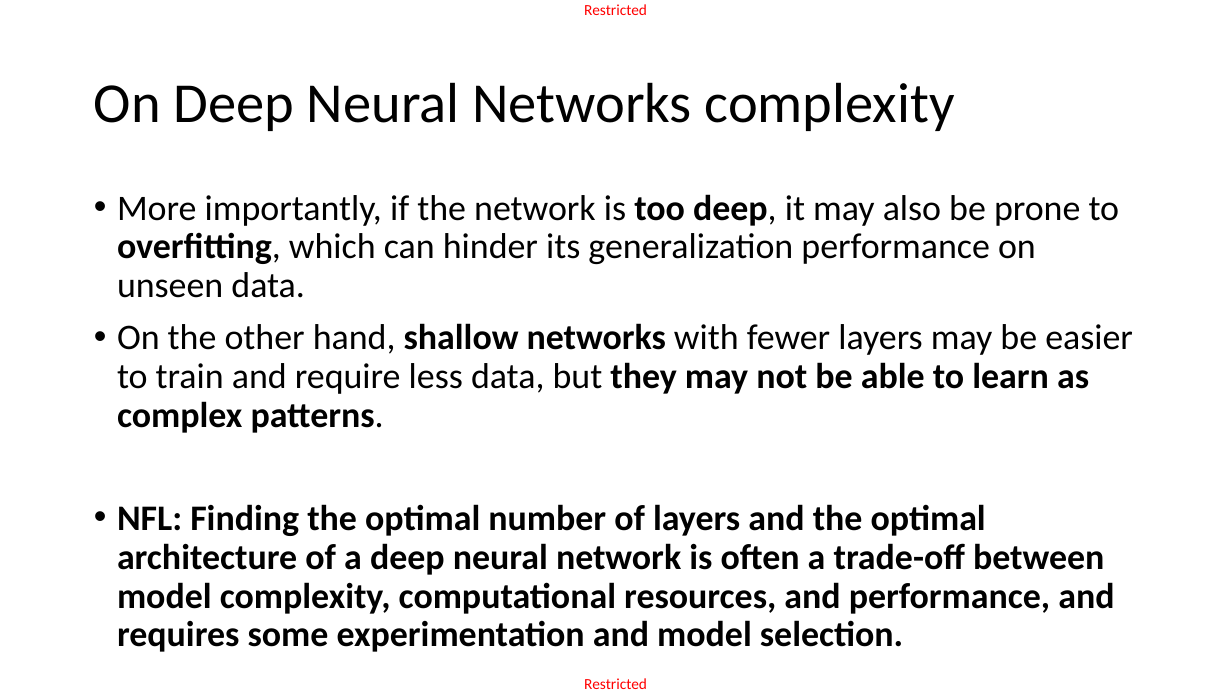
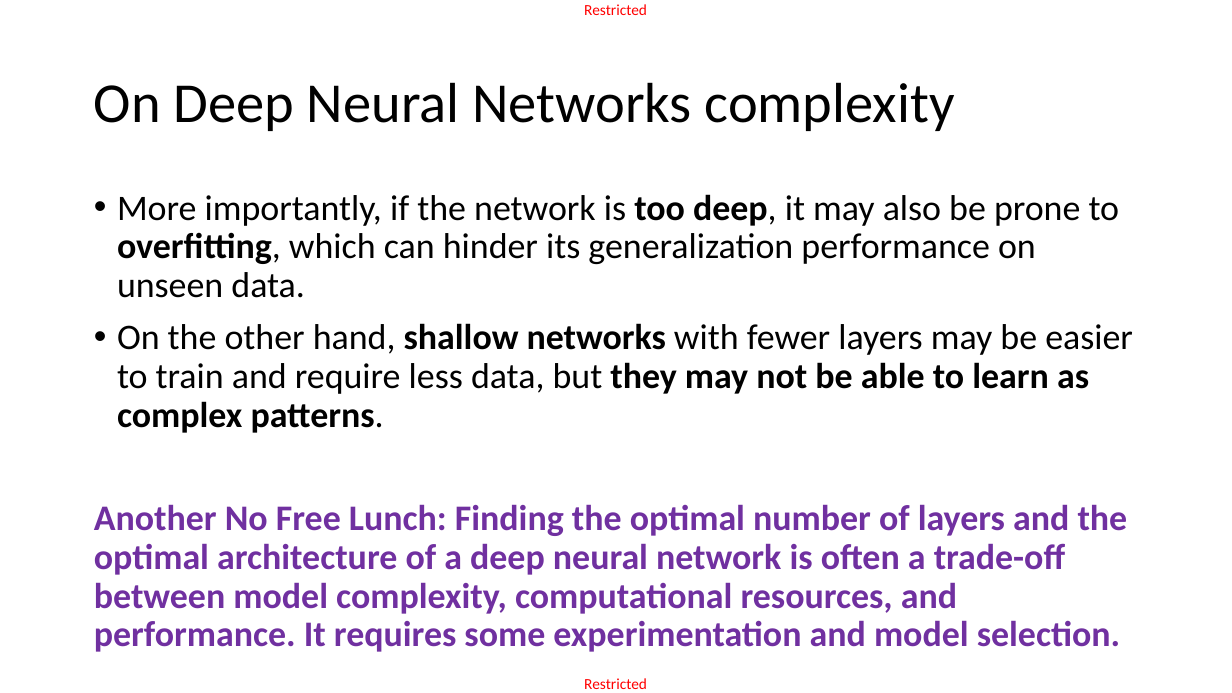
Before and after one commit to matthieudemari/SUTD_DL_50_039, a slide deck: slide 50 of W3/3. W3S3 final/W3S3.pptx. Drawn at 1232x693 pixels with LibreOffice and Linux fonts; fonts in the diff are those of the drawing. Boxes give left, top, right and bottom in pixels: in the first picture for what was removed or moved away, otherwise in the second. Text is boxed around its words. In the diff, an @@ line names an element or a change of style, - is before the commit and + after.

```diff
--- a/W3/3. W3S3 final/W3S3.pptx
+++ b/W3/3. W3S3 final/W3S3.pptx
@@ text at (94,504,1128,652): text changed; text colour #000000 to #7030A0 @@
-• NFL: Finding the optimal number of layers and the optimal architecture of a deep neural network is often a trade-off between model complexity, computational resources, and performance, and requires some experimentation and model selection.
+Another No Free Lunch: Finding the optimal number of layers and the optimal architecture of a deep neural network is often a trade-off between model complexity, computational resources, and performance. It requires some experimentation and model selection.
```
Also in this commit, not shown: 30 other slides changed, 1 slide added, 1 slide removed, 10 other files.
